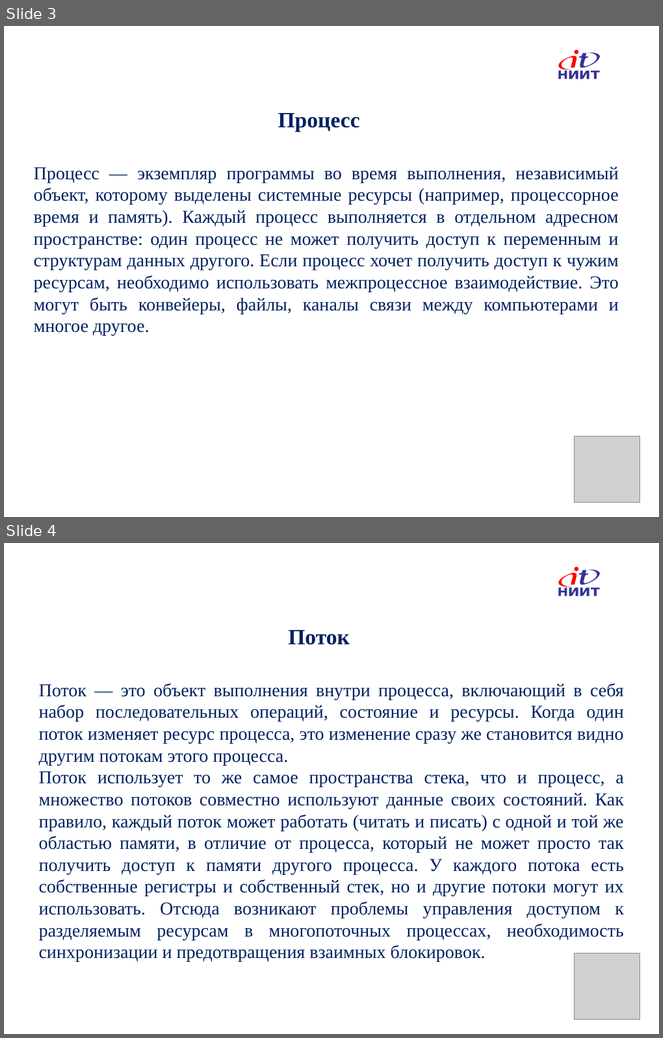
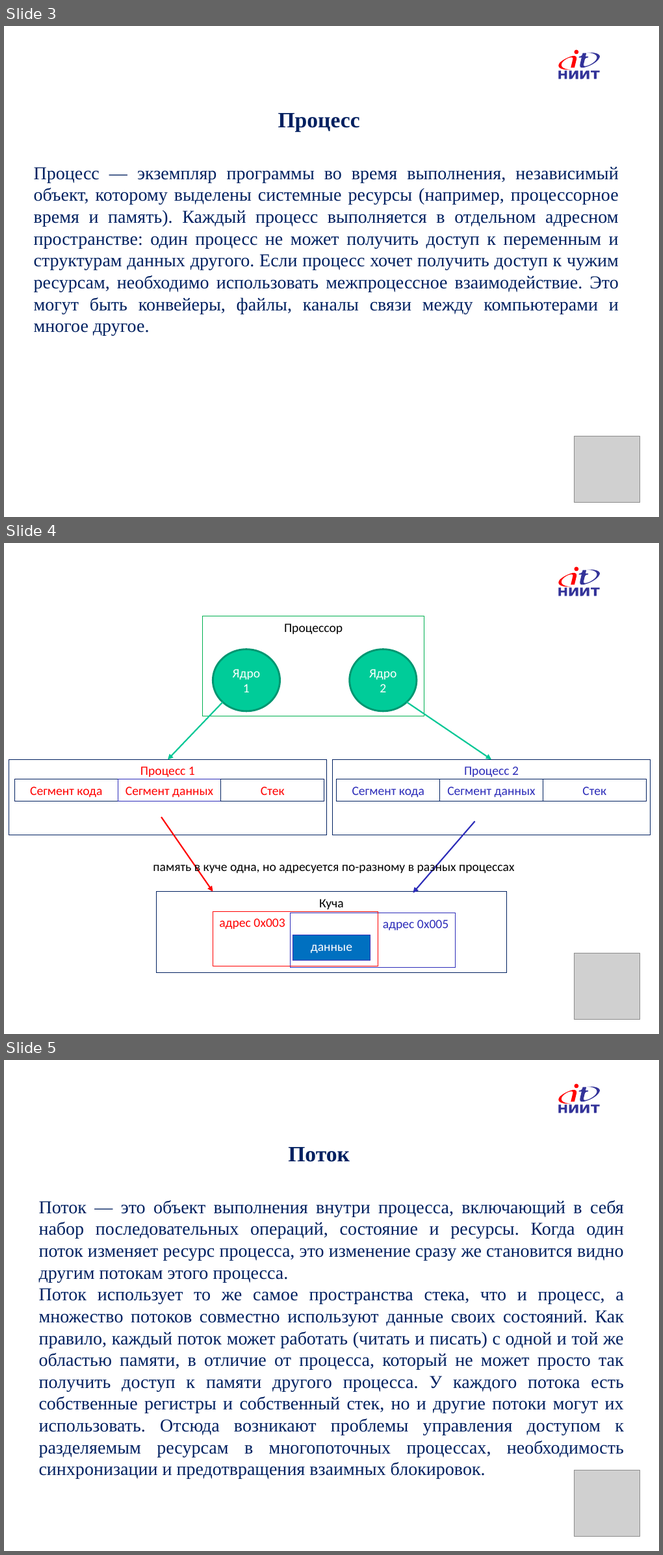
Before and after one commit to IlyaOrlov/PythonCourse, a slide deck: Lectures/PyLec_9.pptx. Shown one above the other, each under a label of ours: slides 3 and 4 before the commit, slides 3, 4 and 5 after it. The pictures are 663x1038 and 663x1555 pixels, drawn with LibreOffice and Linux fonts; fonts in the diff are those of the drawing; grey boxes stand for pictures; background and template pictures are left out. Boxes give left, top, right and bottom in pixels: in the first picture for what was removed or moved away, otherwise in the second. Text is boxed around its words. In the diff, an @@ line names an element or a change of style, - is before the commit and + after.

```diff
--- a/Lectures/PyLec_9.pptx
+++ b/Lectures/PyLec_9.pptx
@@ slide 4 added at (4, 543, 659, 1034), background picture (left out); not listed: 7 template elements that a slide beside it also shows @@
@@ rectangle added at (202, 616, 425, 717), outline #00B050 0.75 pt, 14 pt, text #000000 @@
+Процессор
@@ ellipse added at (213, 649, 280, 711), fill #00CC99, outline #009771 2 pt, 14 pt, text #FFFFFF @@
+Ядро 1
@@ ellipse added at (350, 649, 417, 711), fill #00CC99, outline #009771 2 pt, 14 pt, text #FFFFFF @@
+Ядро 2
@@ arrow added from (223, 702) to (168, 760), #00C896 1.5 pt @@
@@ arrow added from (407, 702) to (492, 760), #00C896 1.5 pt @@
@@ rectangle added at (9, 760, 326, 835), outline #002060 0.75 pt, 14 pt, text #FF0000 @@
+Процесс 1
@@ rectangle added at (333, 760, 650, 835), outline #002060 0.75 pt, 14 pt, text #2D2DB9 @@
+Процесс 2
@@ rectangle added at (14, 780, 117, 802), outline #002060 0.75 pt, 14 pt, text #FF0000 @@
+Сегмент кода
@@ rectangle added at (118, 780, 221, 802), outline #2D2DB9 0.75 pt, 14 pt, text #FF0000 @@
+Сегмент данных
@@ rectangle added at (221, 780, 324, 802), outline #002060 0.75 pt, 14 pt, text #FF0000 @@
+Стек
@@ rectangle added at (337, 780, 440, 802), outline #002060 0.75 pt, 14 pt, text #2D2DB9 @@
+Сегмент кода
@@ rectangle added at (440, 780, 543, 802), outline #002060 0.75 pt, 14 pt, text #2D2DB9 @@
+Сегмент данных
@@ rectangle added at (544, 780, 646, 802), outline #002060 0.75 pt, 14 pt, text #2D2DB9 @@
+Стек
@@ arrow added from (161, 817) to (213, 891), #FF0000 1.5 pt @@
@@ arrow added from (475, 821) to (413, 893), #2D2DB9 1.5 pt @@
@@ text added at (153, 861, 514, 875), 14 pt, text #000000 @@
+память в куче одна, но адресуется по-разному в разных процессах
@@ rectangle added at (156, 891, 506, 973), outline #002060 0.75 pt, 14 pt, text #000000 @@
+Куча
@@ rectangle added at (213, 912, 378, 967), outline #FF0000 0.75 pt, 14 pt, text #FF0000 @@
+адрес 0x003
@@ rectangle added at (290, 913, 456, 968), outline #2D2DB9 0.75 pt, 14 pt, text #2D2DB9 @@
+адрес 0x005
@@ rectangle added at (293, 936, 369, 960), fill #0070C0, outline #2D2DB9 0.75 pt, 14 pt, text #FFFFFF @@
+данные
@@ picture added at (574, 954, 640, 1019) @@
@@ what was slide 4 is now slide 5 @@
```
Also in this commit, not shown: 1 other slide added, 3 other files.
